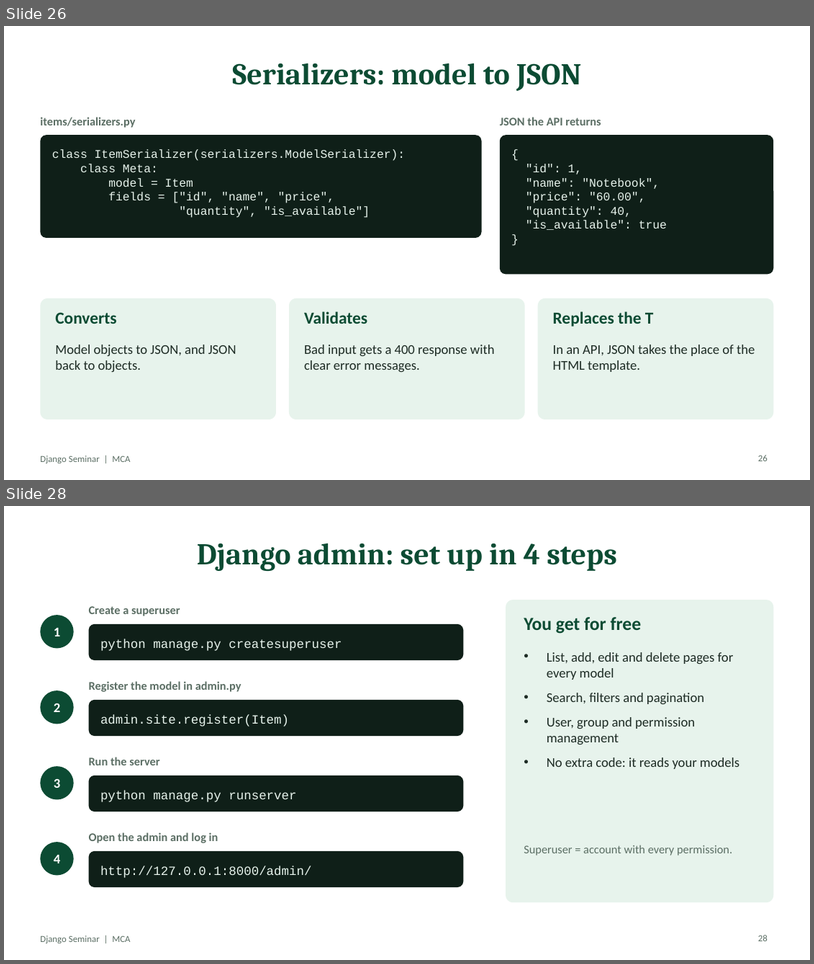
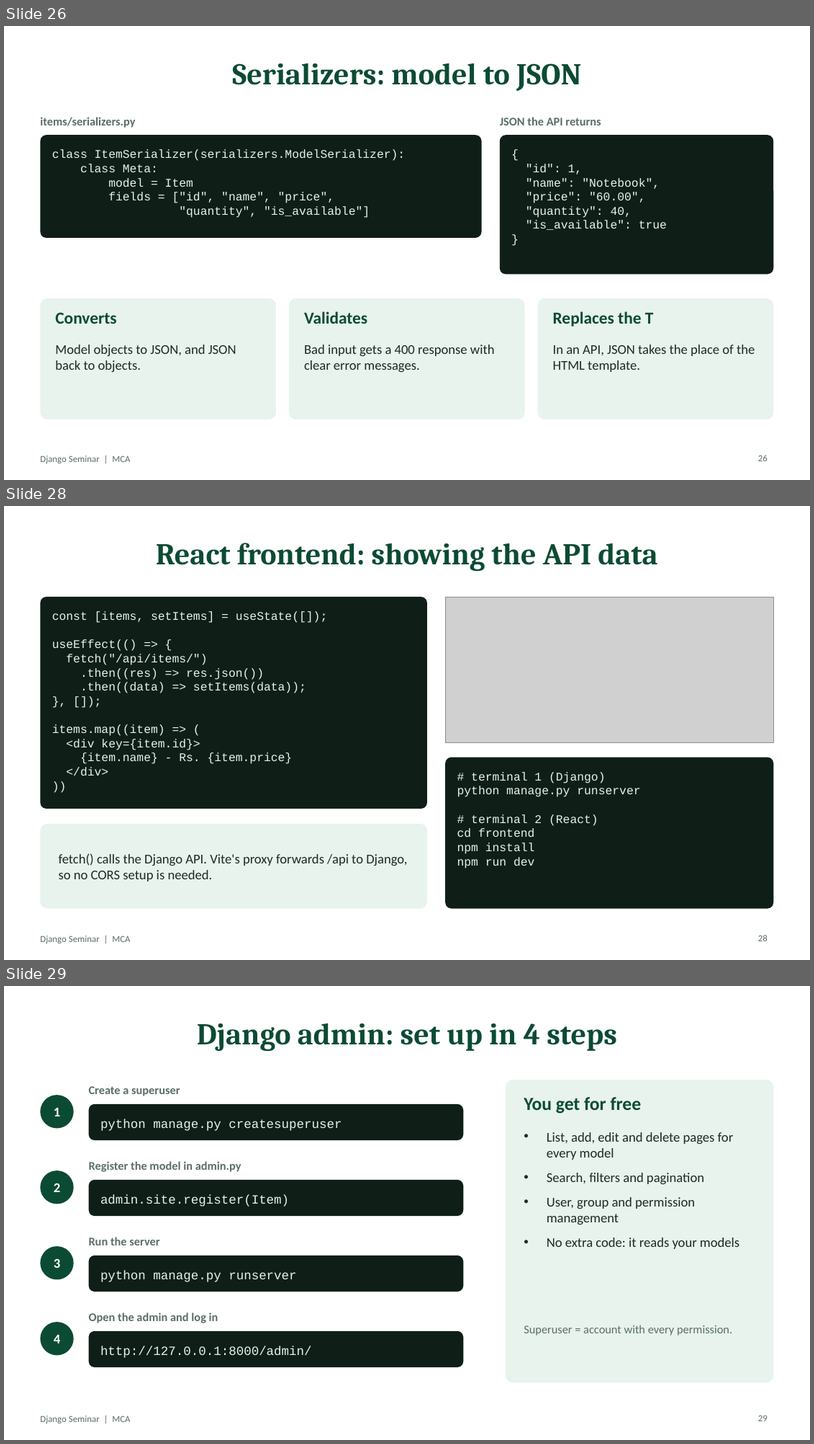
Before and after one commit to MrNihalT/mca, a slide deck: django-seminar/slides/Django-Seminar.pptx. Shown one above the other, each under a label of ours: slides 26 and 28 before the commit, slides 26, 28 and 29 after it; the slides between them are not shown. The pictures are 814x964 and 814x1444 pixels, drawn with LibreOffice and Linux fonts; fonts in the diff are those of the drawing; grey boxes stand for pictures. Boxes give left, top, right and bottom in pixels: in the first picture for what was removed or moved away, otherwise in the second. Text is boxed around its words. In the diff, an @@ line names an element or a change of style, - is before the commit and + after.

```diff
--- a/django-seminar/slides/Django-Seminar.pptx
+++ b/django-seminar/slides/Django-Seminar.pptx
@@ slide 28 added at (x1=4, y1=506, x2=810, y2=960), background #FFFFFF; not listed: 1 template element that a slide beside it also shows @@
@@ title added at (x1=156, y1=543, x2=658, y2=572), 36 pt, text #0C4B33, bold @@
+React frontend: showing the API data
@@ rounded rectangle added at (x1=40, y1=597, x2=427, y2=808), fill #0F1F18, 14 pt, text #E7F3EC @@
+const [items, setItems] = useState([]);
+useEffect(() => {
+fetch("/api/items/")
+.then((res) => res.json())
+.then((data) => setItems(data));
+}, []);
+items.map((item) => (
+<div key={item.id}>
+{item.name} - Rs. {item.price}
+</div>
+))
@@ picture added at (x1=445, y1=597, x2=774, y2=743) @@
@@ rounded rectangle added at (x1=445, y1=757, x2=774, y2=908), fill #0F1F18, 14 pt, text #E7F3EC @@
+# terminal 1 (Django)
+python manage.py runserver
+# terminal 2 (React)
+cd frontend
+npm install
+npm run dev
@@ rounded rectangle added at (x1=40, y1=824, x2=427, y2=908), fill #E7F3EC @@
@@ text added at (x1=59, y1=853, x2=407, y2=881), 16 pt, text #1D2B24 @@
+fetch() calls the Django API. Vite's proxy forwards /api to Django, so no CORS setup is needed.
@@ page number added at (x1=759, y1=934, x2=768, y2=941), 11 pt, text #5B6E64 @@
+28
@@ what was slide 28 is now slide 29 @@
@@ page number at (x1=759, y1=1414, x2=768, y2=1421): text changed @@
-28
+29
```
Also in this commit, not shown: 3 slides changed, 14 other files.
